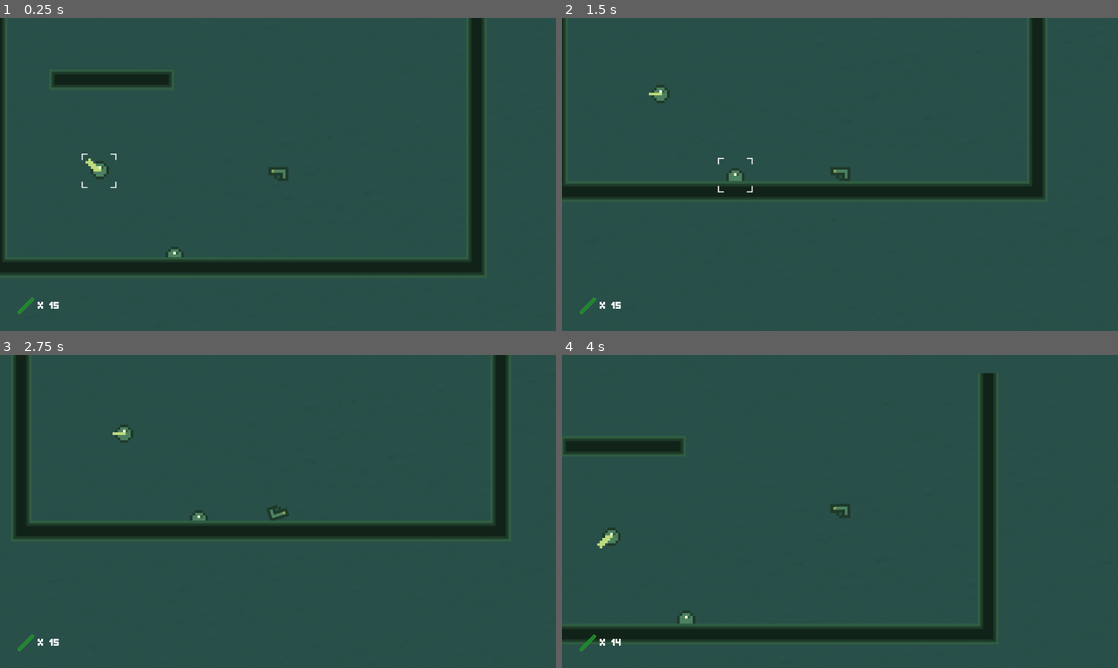
Above: before the commit, frames 1-4 (two rows, left to right).
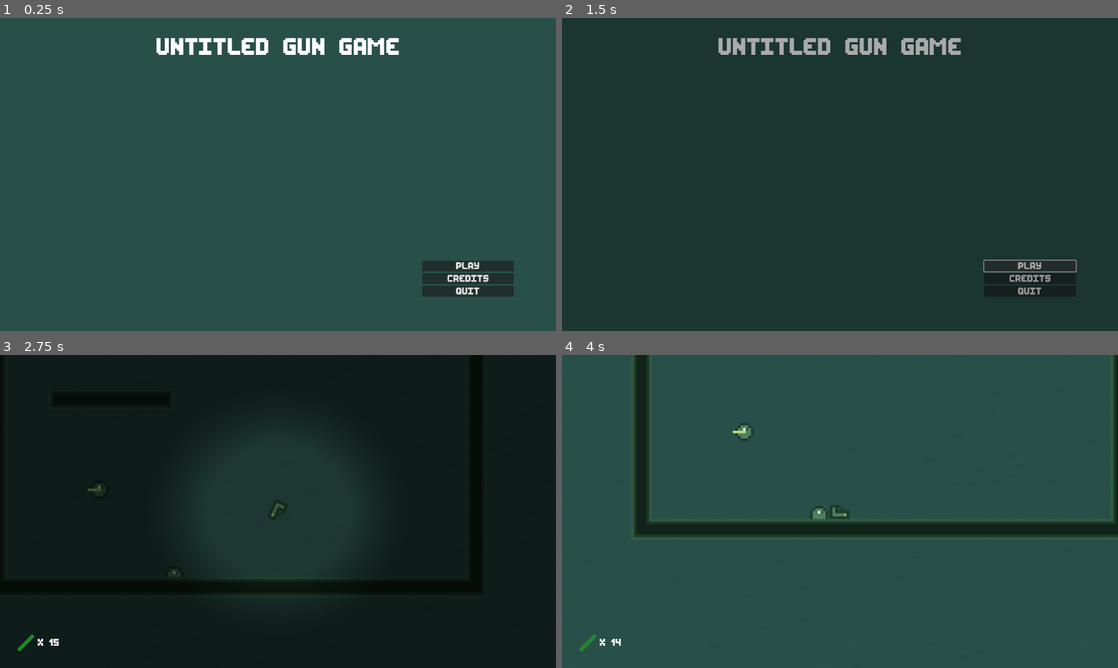
Above: after the commit, the same moments.

Repository: 20akshay00/GMTK2023
Game: Godot game, scene res://menu.tscn
Same seed, same stepped clock (60 frames per second), same inputs: the game is played once before the commit and once after it. Before the commit the project starts from res://level.tscn.
Inputs (mouse positions are in pixels of both pictures, inside the frame that each line leads up to):
- Up to frame 1 (0.25 s): no input
- Up to frame 2 (1.5 s): click (1029, 277) at 0.5 s, where only the run after the commit has a clickable "Credits"; click (1029, 265) at 1.25 s, where only the run after the commit has a clickable "Play"
- Up to frame 3 (2.75 s): hold A (rotate_ccw) from 2.03 s (still down); tap W (hop) at 2.27 s
- Up to frame 4 (4 s): release A (rotate_ccw) at 2.78 s; tap D (rotate_cw) at 2.85 s; tap W (hop) at 3.02 s; tap S (shoot) at 3.6 s

The runs differ from the first frame. In frame 1, 11% of the frame differs, in the area x 0-93%, y 0-95%; in frame 2, 96%, in the area x 0-100%, y 0-100%; in frame 3, 87%; in frame 4, 13%.

Commit message:
add ui and main menu template

Diff:
--- /dev/null
+++ b/Menu.gd
@@ -0,0 +1,17 @@
+extends Control
+
+func _ready() -> void:
+	$MenuMusic.play()
+	var tween = get_tree().create_tween()
+	tween.tween_property($MenuMusic, "volume_db", 0, 0.2)
+
+func _on_play_pressed() -> void:
+	var tween = get_tree().create_tween()
+	tween.tween_property($MenuMusic, "volume_db", -80, 0.2)
+	TransitionLayer.change_scene("res://level.tscn")
+
+func _on_quit_pressed() -> void:
+	get_tree().quit()
+
+func _on_credits_pressed() -> void:
+	pass # Replace with function body.
--- a/level.gd
+++ b/level.gd
@@ -2,7 +2,9 @@
 
 # Called when the node enters the scene tree for the first time.
 func _ready() -> void:
-	# $BackgroundMusic.play()
+	$BackgroundMusic.play()
+	var tween = get_tree().create_tween()
+	tween.tween_property($BackgroundMusic, "volume_db", 0, 1)
 	pass # Replace with function body.
 
 # Called every frame. 'delta' is the elapsed time since the previous frame.
--- a/level.tscn
+++ b/level.tscn
@@ -263,6 +263,7 @@
 
 [node name="BackgroundMusic" type="AudioStreamPlayer2D" parent="."]
 stream = ExtResource("8_bl6mx")
+volume_db = -80.0
 
 [node name="UI" type="CanvasLayer" parent="."]
 script = ExtResource("10_8yhhq")
--- /dev/null
+++ b/menu.tscn
@@ -0,0 +1,73 @@
+[gd_scene load_steps=3 format=3 uid="uid://bqeof8pxp3j2d"]
+
+[ext_resource type="Script" path="res://Menu.gd" id="1_p10mw"]
+[ext_resource type="AudioStream" uid="uid://dxd81kmtsios4" path="res://Sounds/menu_theme.wav" id="2_b1rho"]
+
+[node name="Menu" type="Control"]
+layout_mode = 3
+anchors_preset = 15
+anchor_right = 1.0
+anchor_bottom = 1.0
+grow_horizontal = 2
+grow_vertical = 2
+script = ExtResource("1_p10mw")
+
+[node name="ColorRect" type="ColorRect" parent="."]
+layout_mode = 1
+anchors_preset = 15
+anchor_right = 1.0
+anchor_bottom = 1.0
+grow_horizontal = 2
+grow_vertical = 2
+color = Color(0.160784, 0.309804, 0.286275, 1)
+
+[node name="MenuMusic" type="AudioStreamPlayer" parent="."]
+stream = ExtResource("2_b1rho")
+volume_db = -80.0
+
+[node name="MarginContainer" type="MarginContainer" parent="."]
+layout_mode = 1
+anchors_preset = -1
+anchor_left = 0.759
+anchor_top = 0.774
+anchor_right = 0.924
+anchor_bottom = 0.926
+offset_left = -6.10352e-05
+offset_top = 0.359924
+offset_bottom = 0.359985
+grow_horizontal = 0
+grow_vertical = 2
+
+[node name="VBoxContainer" type="VBoxContainer" parent="MarginContainer"]
+layout_mode = 2
+
+[node name="Play" type="Button" parent="MarginContainer/VBoxContainer"]
+layout_mode = 2
+text = "Play"
+
+[node name="Credits" type="Button" parent="MarginContainer/VBoxContainer"]
+layout_mode = 2
+text = "Credits"
+
+[node name="Quit" type="Button" parent="MarginContainer/VBoxContainer"]
+layout_mode = 2
+text = "Quit"
+
+[node name="Label" type="Label" parent="."]
+layout_mode = 1
+anchors_preset = -1
+anchor_left = 0.5
+anchor_top = 0.062
+anchor_right = 0.5
+anchor_bottom = 0.062
+offset_left = -282.5
+offset_top = 1.0
+offset_right = 282.5
+offset_bottom = 43.0
+grow_horizontal = 2
+theme_override_font_sizes/font_size = 38
+text = "Untitled Gun Game"
+
+[connection signal="pressed" from="MarginContainer/VBoxContainer/Play" to="." method="_on_play_pressed"]
+[connection signal="pressed" from="MarginContainer/VBoxContainer/Credits" to="." method="_on_credits_pressed"]
+[connection signal="pressed" from="MarginContainer/VBoxContainer/Quit" to="." method="_on_quit_pressed"]
--- a/project.godot
+++ b/project.godot
@@ -11,13 +11,14 @@
 [application]
 
 config/name="GMTK2023"
-run/main_scene="res://level.tscn"
+run/main_scene="res://menu.tscn"
 config/features=PackedStringArray("4.0", "Mobile")
 config/icon="res://icon.svg"
 
 [autoload]
 
 Globals="*res://Globals/globals.gd"
+TransitionLayer="*res://transition_layer.tscn"
 
 [display]
 
@@ -54,4 +55,4 @@
 
 [rendering]
 
-renderer/rendering_method="mobile"
+renderer/rendering_method="gl_compatibility"
--- /dev/null
+++ b/transition_layer.gd
@@ -0,0 +1,7 @@
+extends CanvasLayer
+
+func change_scene(target : String) -> void:
+	$AnimationPlayer.play("fade_to_black")
+	await $AnimationPlayer.animation_finished
+	get_tree().change_scene_to_file(target)
+	$AnimationPlayer.play_backwards("fade_to_black")
--- /dev/null
+++ b/transition_layer.tscn
@@ -0,0 +1,46 @@
+[gd_scene load_steps=5 format=3 uid="uid://bljkvkrror77q"]
+
+[ext_resource type="Script" path="res://transition_layer.gd" id="1_66wwv"]
+[ext_resource type="AudioStream" uid="uid://cnte7eho82wdw" path="res://Sounds/swoosh.wav" id="2_g4oco"]
+
+[sub_resource type="Animation" id="Animation_k8n0h"]
+resource_name = "fade_to_black"
+length = 0.5
+tracks/0/type = "value"
+tracks/0/imported = false
+tracks/0/enabled = true
+tracks/0/path = NodePath("ColorRect:modulate")
+tracks/0/interp = 1
+tracks/0/loop_wrap = true
+tracks/0/keys = {
+"times": PackedFloat32Array(0, 0.5),
+"transitions": PackedFloat32Array(1, 1),
+"update": 0,
+"values": [Color(0, 0, 0, 0), Color(0, 0, 0, 1)]
+}
+
+[sub_resource type="AnimationLibrary" id="AnimationLibrary_fckxl"]
+_data = {
+"fade_to_black": SubResource("Animation_k8n0h")
+}
+
+[node name="TransitionLayer" type="CanvasLayer"]
+script = ExtResource("1_66wwv")
+
+[node name="ColorRect" type="ColorRect" parent="."]
+modulate = Color(0, 0, 0, 0)
+anchors_preset = 15
+anchor_right = 1.0
+anchor_bottom = 1.0
+grow_horizontal = 2
+grow_vertical = 2
+mouse_filter = 2
+color = Color(0, 0, 0, 1)
+
+[node name="AnimationPlayer" type="AnimationPlayer" parent="."]
+libraries = {
+"": SubResource("AnimationLibrary_fckxl")
+}
+
+[node name="TransitionSwoosh" type="AudioStreamPlayer" parent="."]
+stream = ExtResource("2_g4oco")
Not shown, changed: export_presets.cfg
